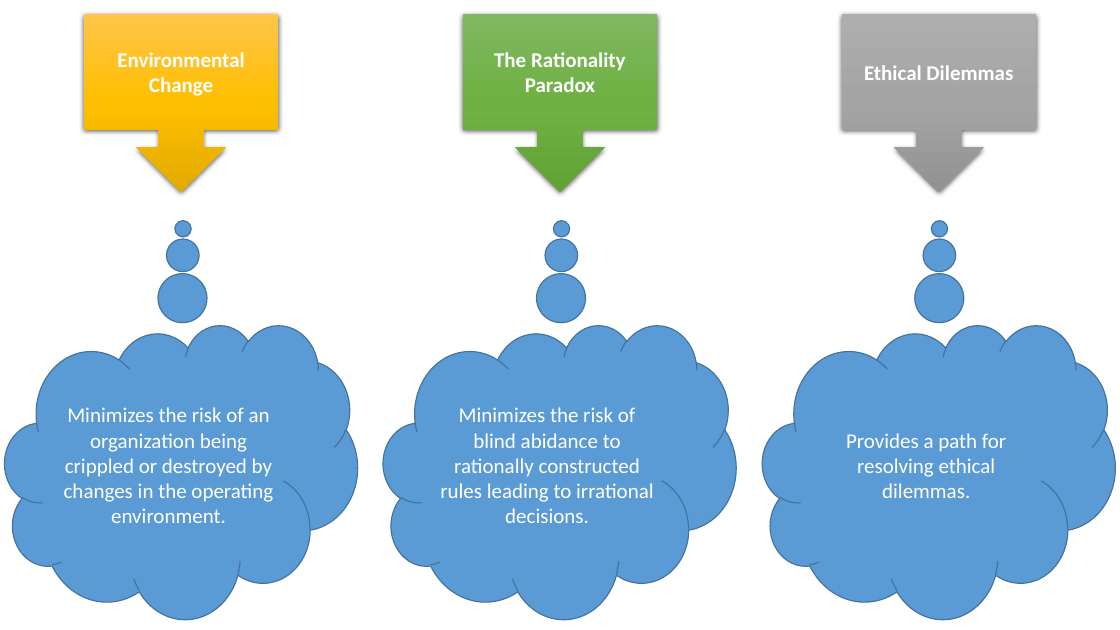
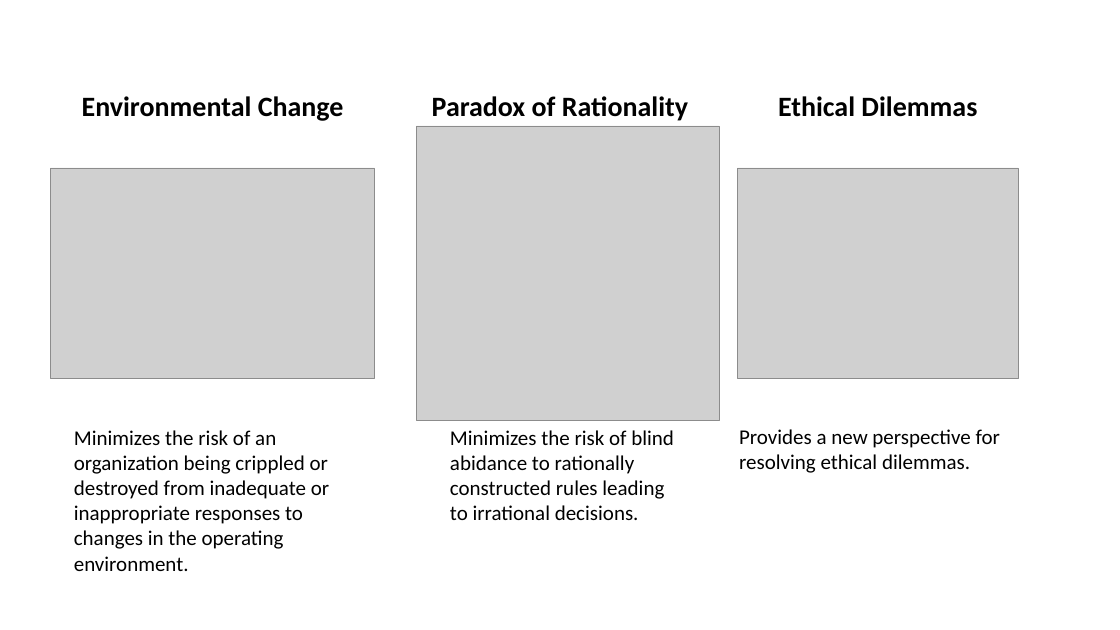
Before and after one commit to SLU-Courses-Townes/POLS6320, a slide deck: slide 6 of FinalPaper/Townes_POLS6320_2020_Spring_FinalPaper_Presentation_v00.pptx. Drawn at 1120x630 pixels with LibreOffice and Linux fonts; fonts in the diff are those of the drawing; grey boxes stand for pictures. Boxes give left, top, right and bottom in pixels: in the first picture for what was removed or moved away, otherwise in the second. Text is boxed around its words. In the diff, an @@ line names an element or a change of style, - is before the commit and + after.

Commit message:
Changes to presentation slides on organization dysfunction

```diff
--- a/FinalPaper/Townes_POLS6320_2020_Spring_FinalPaper_Presentation_v00.pptx
+++ b/FinalPaper/Townes_POLS6320_2020_Spring_FinalPaper_Presentation_v00.pptx
@@ down arrow callout removed at box(463, 13, 657, 192) @@
-The Rationality Paradox
@@ text "Environmental Change": place and size @@
-text "Environmental Change" at box(84, 13, 278, 192)
+text "Environmental Change" at box(82, 96, 344, 121)
@@ text "Environmental Change" at box(82, 96, 344, 121): size 18 to 24 pt, text colour #FFFFFF to #000000; vertical alignment middle to top; fill gradient #FFC64B to #FFC000 to #E3AB00 to none; shadow off @@
@@ text "Ethical Dilemmas": place and size @@
-text "Ethical Dilemmas" at box(842, 13, 1036, 192)
+text "Ethical Dilemmas" at box(778, 96, 977, 117)
@@ text "Ethical Dilemmas" at box(778, 96, 977, 117): size 18 to 24 pt, text colour #FFFFFF to #000000; vertical alignment middle to top; fill gradient #AFAFAF to #A5A5A5 to #939393 to none; shadow off @@
@@ text added at box(432, 96, 688, 121), 24 pt, text #000000, bold @@
+Paradox of Rationality
@@ picture added at box(417, 126, 719, 420) @@
@@ picture added at box(50, 168, 374, 378) @@
@@ picture added at box(738, 168, 1018, 378) @@
@@ text "Minimizes the risk of an ...": place and size @@
-text "Minimizes the risk of an ..." at box(5, 325, 358, 619)
+text "Minimizes the risk of an ..." at box(74, 430, 329, 571)
@@ text "Minimizes the risk of an ..." at box(74, 430, 329, 571): vertical alignment middle to top; fill #5B9BD5 to none; outline #43739E 1 pt to none @@
@@ text at box(74, 430, 329, 571): text changed; text colour #FFFFFF to #000000 @@
-Minimizes the risk of an organization being crippled or destroyed by changes in the operating environment.
+Minimizes the risk of an organization being crippled or destroyed from inadequate or inappropriate responses to changes in the operating environment.
@@ text "Minimizes the risk of blind ...": place and size @@
-text "Minimizes the risk of blind ..." at box(383, 325, 736, 619)
+text "Minimizes the risk of blind ..." at box(450, 430, 674, 520)
@@ text "Minimizes the risk of blind ..." at box(450, 430, 674, 520): text colour #FFFFFF to #000000; alignment centre to left; vertical alignment middle to top; fill #5B9BD5 to none; outline #43739E 1 pt to none @@
@@ text "Provides a new perspective for ..." at box(739, 429, 1000, 473): vertical alignment middle to top; fill #5B9BD5 to none; outline #43739E 1 pt to none @@
@@ text "Provides a new perspective for ...": place and size @@
-text "Provides a new perspective for ..." at box(763, 325, 1116, 619)
+text "Provides a new perspective for ..." at box(739, 429, 1000, 473)
@@ text at box(739, 429, 1000, 473): text changed; text colour #FFFFFF to #000000 @@
-Provides a path for resolving ethical dilemmas.
+Provides a new perspective for resolving ethical dilemmas.
```
Also in this commit, not shown: 4 other slides changed.
